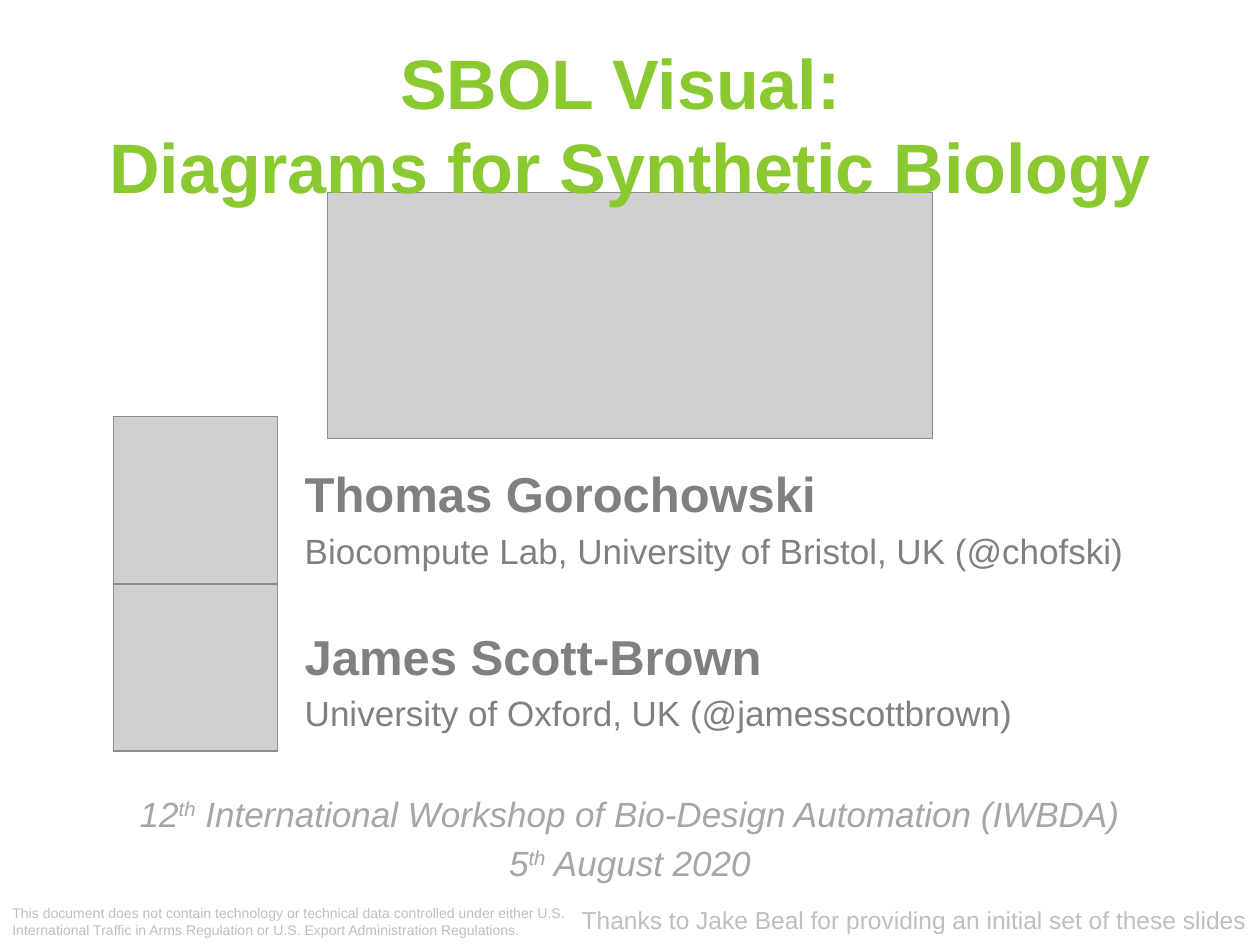
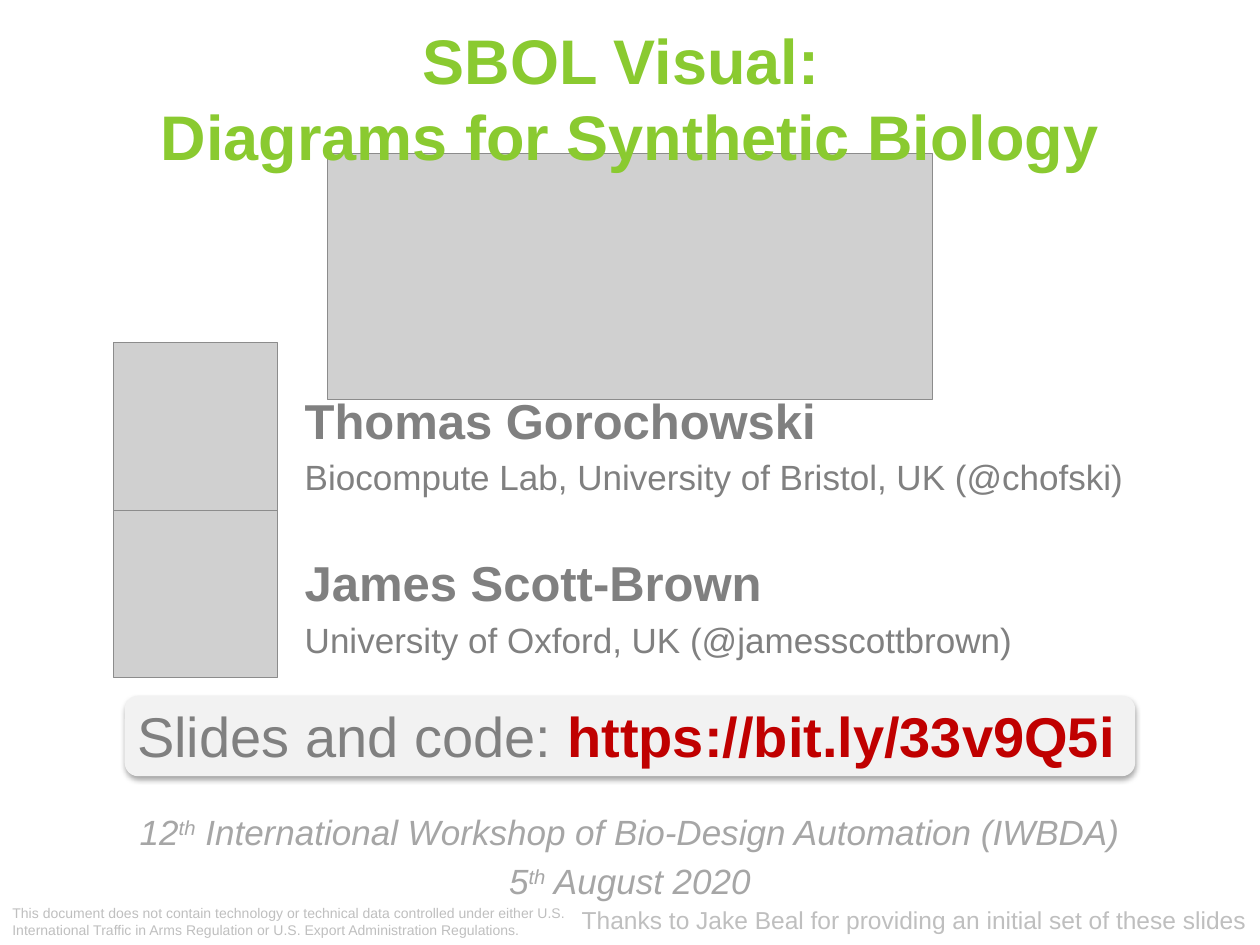
Before and after one commit to BiocomputeLab/sbolv-workshop, a slide deck: slide 1 of SBOL-Visual-IWBDA2020.pptx. Drawn at 1260x945 pixels with LibreOffice and Linux fonts; fonts in the diff are those of the drawing; grey boxes stand for pictures. Boxes give left, top, right and bottom in pixels: in the first picture for what was removed or moved away, otherwise in the second. Text is boxed around its words. In the diff, an @@ line names an element or a change of style, - is before the commit and + after.

```diff
--- a/SBOL-Visual-IWBDA2020.pptx
+++ b/SBOL-Visual-IWBDA2020.pptx
@@ title "SBOL Visual: Diagrams for Synthetic ..." moved from (x1=109, y1=58, x2=1150, y2=206) to (x1=161, y1=38, x2=1098, y2=171) @@
@@ title "SBOL Visual: Diagrams for Synthetic ..." at (x1=161, y1=38, x2=1098, y2=171): size 40 to 36 pt @@
@@ picture moved from (x1=328, y1=193, x2=932, y2=438) to (x1=328, y1=154, x2=932, y2=399) @@
@@ 2 pictures, 1 subtitle, 1 text moved together from (x1=113, y1=416, x2=1123, y2=751) to (x1=113, y1=343, x2=1123, y2=677) @@
@@ rounded rectangle added at (x1=125, y1=696, x2=1135, y2=776), fill #F2F2F2 @@
@@ text added at (x1=137, y1=716, x2=1114, y2=768), 32 pt, text #C00000, bold @@
+Slides and code: https://bit.ly/33v9Q5i
@@ text "12th International Workshop of Bio-Design ..." moved from (x1=205, y1=802, x2=1119, y2=882) to (x1=205, y1=820, x2=1119, y2=901) @@
```
Also in this commit, not shown: 1 other slide changed.
